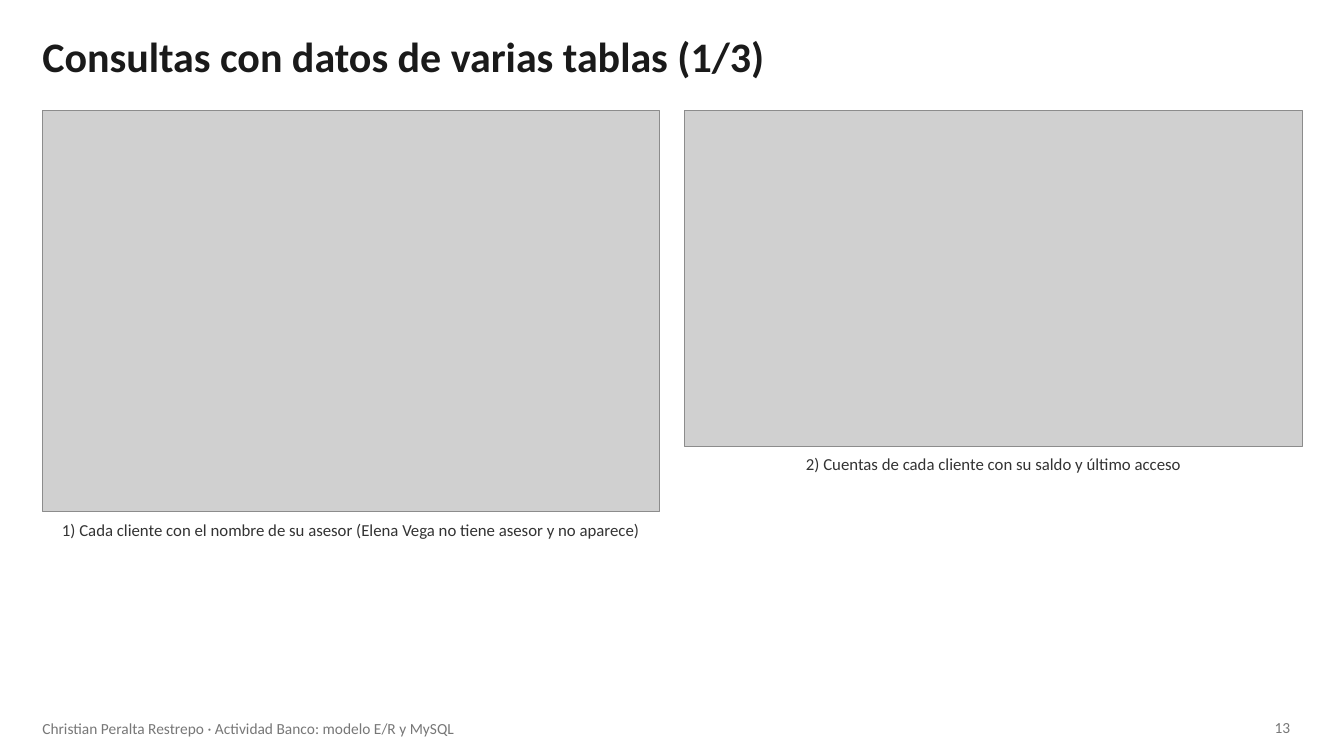
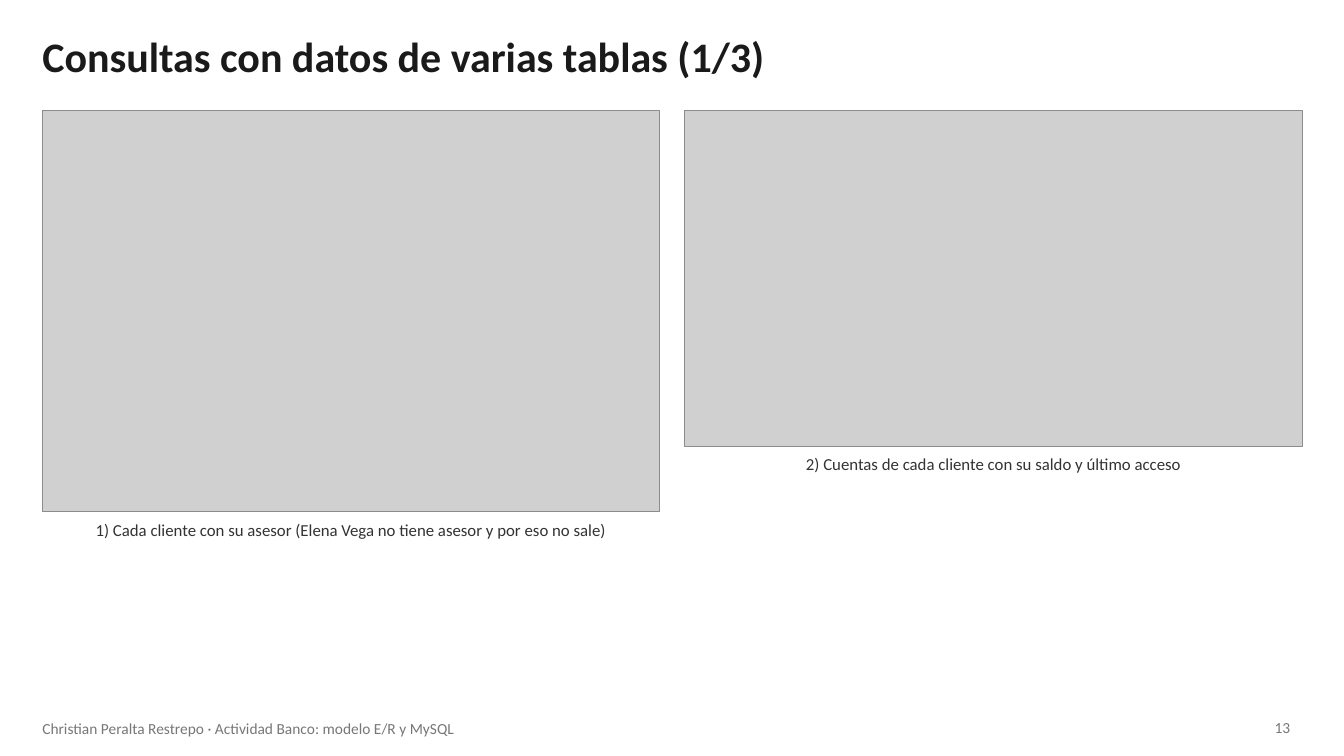
Before and after one commit to christiansan141/CuerpoTeo, a slide deck: slide 13 of Actividad_Banco_ChristianPeralta.pptx. Drawn at 1344x756 pixels with LibreOffice and Linux fonts; fonts in the diff are those of the drawing; grey boxes stand for pictures. Boxes give left, top, right and bottom in pixels: in the first picture for what was removed or moved away, otherwise in the second. Text is boxed around its words. In the diff, an @@ line names an element or a change of style, - is before the commit and + after.

```diff
--- a/Actividad_Banco_ChristianPeralta.pptx
+++ b/Actividad_Banco_ChristianPeralta.pptx
@@ text at [96,524,606,539]: text changed @@
-1) Cada cliente con el nombre de su asesor (Elena Vega no tiene asesor y no aparece)
+1) Cada cliente con su asesor (Elena Vega no tiene asesor y por eso no sale)
```
Also in this commit, not shown: 11 other slides changed, 1 other file.
